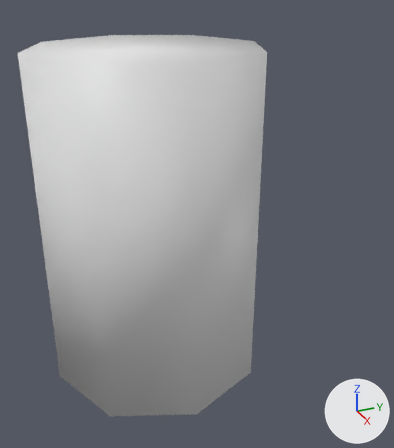
An edit to the Blender file Assets/Models/Map/Props.blend, drawn before and after from the same camera.
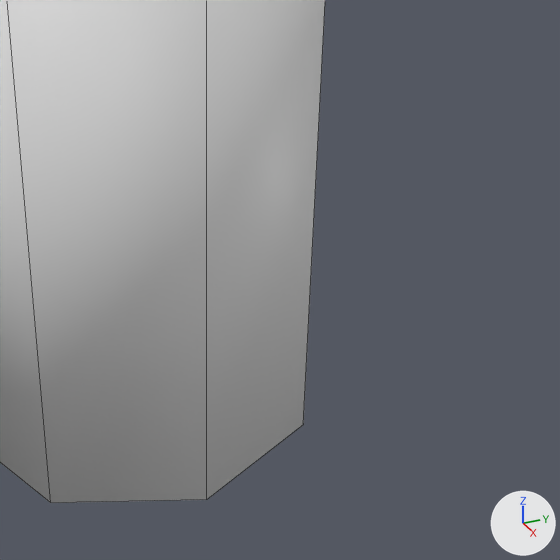
Each version appears first from a camera (50 mm lens) standing at (4.37, 11.48, 3.53) and looking at (-0.79, 13.81, 0.95), and next in a close-up on the part from 21% to 100% of the width and 30% to 100% of the height. The lights are fixed; the arrows at lower right show +X, +Y and +Z. The close-ups show mesh edges as thin lines.

The older version as bpy lines, for what is in view:
```python
me_cylinder_001 = bpy.data.meshes.new('Cylinder.001')
me_cylinder_001.from_pydata(...)  # an 8-sided cylinder along y spanning x -1.0..1.0, y 0.0..3.0, z -1.0..1.0
me_cylinder_001.polygons.foreach_set('use_smooth', [True] * 10)
ob_cylinder = bpy.data.objects.new('Cylinder', me_cylinder_001)
ob_cylinder.location = (0.0, 13.0, 0.0)
ob_cylinder.rotation_euler = (1.571, 0.0, 0.0)  # degrees (90, 0, 0)
```
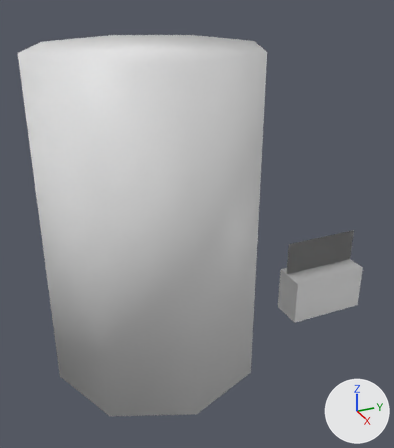
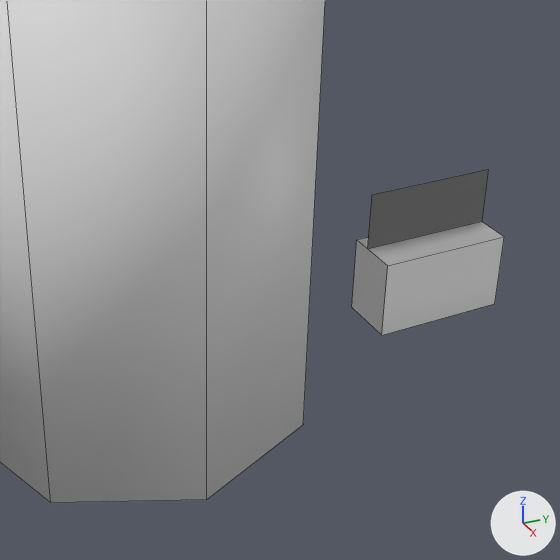
Boxes [x1, y1, x2, y2] around the edits, measured in the close-ups (560 x 560 px):
'Radio', added: after [352, 170, 504, 335]

Patch to the scene script:
```diff
--- a/Assets/Models/Map/Props.blend.py
+++ b/Assets/Models/Map/Props.blend.py
@@ mat_material @@
+mat_material = principled_material('Material')
+mat_material.base_color = (0.8, 0.8, 0.8)  # white #e7e7e7
@@ me_cube_027 @@
+me_cube_027.from_pydata([(-0.35, -0.88, 0.0), (-0.35, -0.88, 1.0), (-0.35, 0.88, 0.0), (-0.35, 0.88, 1.0), (0.35, -0.88, 0.0), (0.35, -0.88, 1.0), (0.35, 0.88, 0.0), (0.35, 0.88, 1.0), (-0.1, -0.87, 1.75), (-0.1, -0.87, 1.0), (-0.1, 0.87, 1.75), (-0.1, 0.87, 1.0), (-0.1, -0.87, 1.75), (-0.1, -0.87, 1.0), (-0.1, 0.87, 1.75), (-0.1, 0.87, 1.0)], [], [(0, 1, 3, 2), (2, 3, 7, 6), (6, 7, 5, 4), (4, 5, 1, 0), (2, 6, 4, 0), (7, 3, 1, 5), (8, 9, 11, 10), (12, 14, 15, 13)])
+for i in [*range(0, 4), 5, 6, 7]: me_cube_027.polygons[i].use_smooth = True
+me_cube_027.materials.append(mat_material)  # its picture is missing
@@ ob_radio @@
+ob_radio = bpy.data.objects.new('Radio', me_cube_027)
+ob_radio.location = (0.0, 15.0, 0.0)
+ob_radio.scale = (0.5, 0.5, 0.5)
```
